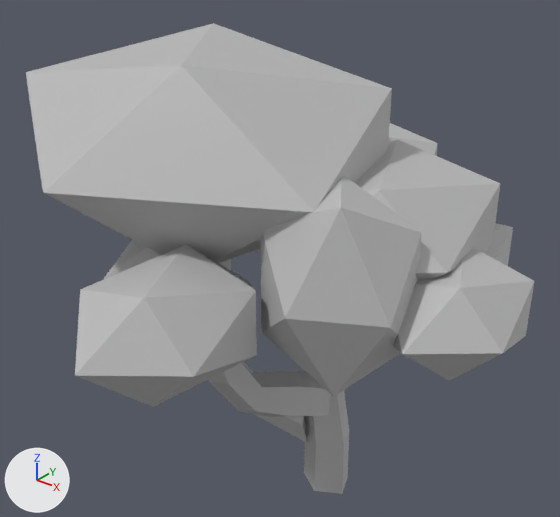
What one commit did to the FBX model Assets/Environnement/Prop_Chene_001.fbx.
The view is the same before and after, from a 50 mm lens placed at (3.16, -4.38, 4.71), pointed at (-0.15, -0.25, 2.15). Lighting does not change. The marker at lower left points along +X, +Y and +Z.

The first picture shows 'pCylinder10', 'pCylinder15', 'pCylinder16', 'pPlatonic1', 'pPlatonic2', 'pPlatonic4', 'pPlatonic5', 'pPlatonic6', 'pPlatonic7', 'pPlatonic8', 'pPlatonic9'.
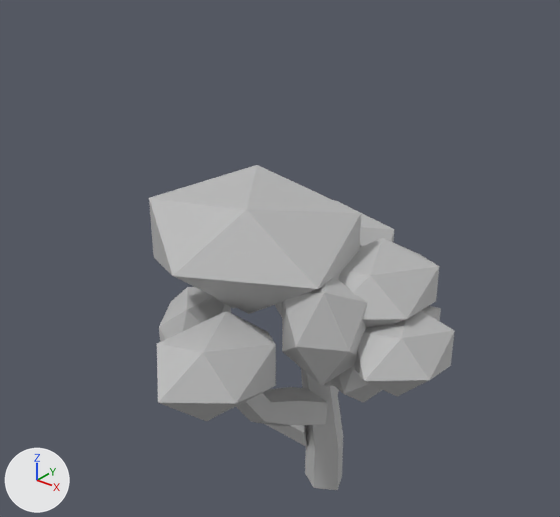
ob_chène is not drawn itself; it is the parent of ob_tree_01.

Pixel boxes [x1, y1, x2, y2] of what changed, in the pictures (560 x 517 px):
'pPlatonic1', rescaled, moved (42% narrower, 38% shorter): before [26, 23, 392, 263]; after [149, 165, 361, 314]
'pPlatonic7', rescaled, moved (34% narrower, 32% shorter): before [75, 245, 257, 407]; after [157, 311, 276, 421]
'pPlatonic5', rescaled, moved (47% narrower, 50% shorter): before [260, 176, 422, 396]; after [282, 277, 367, 386]
'pPlatonic9', rescaled, moved: before [355, 139, 500, 280]; after [338, 238, 440, 328]
'pPlatonic8', moved, rescaled (28% narrower, 36% shorter): before [393, 247, 534, 381]; after [354, 311, 455, 396]
'pCylinder16', rescaled: before [208, 363, 331, 417]; after [236, 387, 328, 426]
'pCylinder10', rescaled: before [301, 368, 349, 494]; after [301, 368, 343, 490]
'pPlatonic6', moved, rescaled: before [104, 240, 231, 279]; after [159, 287, 231, 342]
'pPlatonic2', rescaled, moved: before [400, 223, 513, 358]; after [329, 306, 441, 403]
'pPlatonic4', moved, rescaled: before [388, 123, 438, 156]; after [336, 201, 394, 248]
'pCylinder15', rescaled: before [242, 362, 307, 442]; after [265, 424, 307, 447]
'pCylinder13', rescaled: before [256, 249, 260, 257]; after [275, 302, 282, 316]
'pPlatonic10', rescaled (not visible before): after [215, 297, 236, 309]
'pCylinder11', rescaled (not visible before): after [325, 382, 332, 387]

The edits, one by one:
Object 'Chène' (ob_chène) is rescaled from (0.01, 0.01, 0.01) to (0.00852, 0.00852, 0.00852).
Object 'pPlatonic2' (ob_pplatonic2) moves from (1.467, 3.596, -0.38) to (1.366, 3.294, 0.224).
Object 'pPlatonic2' (ob_pplatonic2) is rescaled from (1.0, 1.0, 1.0) to (0.874, 0.849, 0.874).
Object 'pPlatonic8' (ob_pplatonic8) moves from (2.356, 3.958, 0.631) to (1.963, 3.656, 0.576).
Object 'pPlatonic8' (ob_pplatonic8) is rescaled from (1.0, 1.0, 1.0) to (0.874, 0.849, 0.874).
Object 'pPlatonic4' (ob_pplatonic4) moves from (-0.469, 4.408, -1.278) to (-0.392, 3.971, -1.278).
Object 'pPlatonic4' (ob_pplatonic4) is rescaled from (1.0, 1.0, 1.0) to (0.698, 0.678, 0.698).
Object 'pPlatonic7' (ob_pplatonic7) moves from (0.0547, 3.888, 2.686) to (0.132, 3.586, 2.419).
Object 'pPlatonic7' (ob_pplatonic7) is rescaled from (1.0, 1.0, 1.0) to (0.874, 0.849, 0.874).
Object 'pPlatonic9' (ob_pplatonic9) moves from (1.111, 4.538, 0.133) to (1.187, 4.236, 0.133).
Object 'pPlatonic9' (ob_pplatonic9) is rescaled from (1.0, 1.0, 1.0) to (0.698, 0.678, 0.698).
Object 'pPlatonic6' (ob_pplatonic6) moves from (-1.892, 3.157, 0.949) to (-1.815, 2.855, 0.949).
Object 'pPlatonic6' (ob_pplatonic6) is rescaled from (1.0, 1.0, 1.0) to (0.698, 0.678, 0.698).
Object 'pPlatonic1' (ob_pplatonic1) moves from (-1.195, 5.217, 0.78) to (-0.594, 4.734, 0.78).
Object 'pPlatonic1' (ob_pplatonic1) is rescaled from (1.0, 1.0, 1.0) to (0.698, 0.678, 0.698).
Object 'pPlatonic5' (ob_pplatonic5) moves from (1.358, 4.27, 1.467) to (1.058, 3.969, 1.232).
Object 'pPlatonic5' (ob_pplatonic5) is rescaled from (1.0, 1.0, 1.0) to (0.698, 0.678, 0.698).
